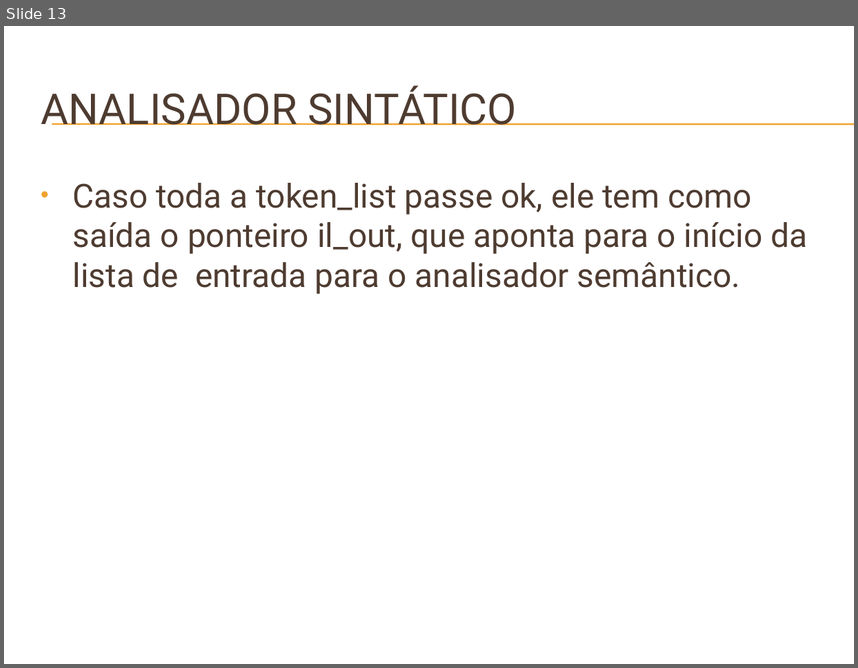
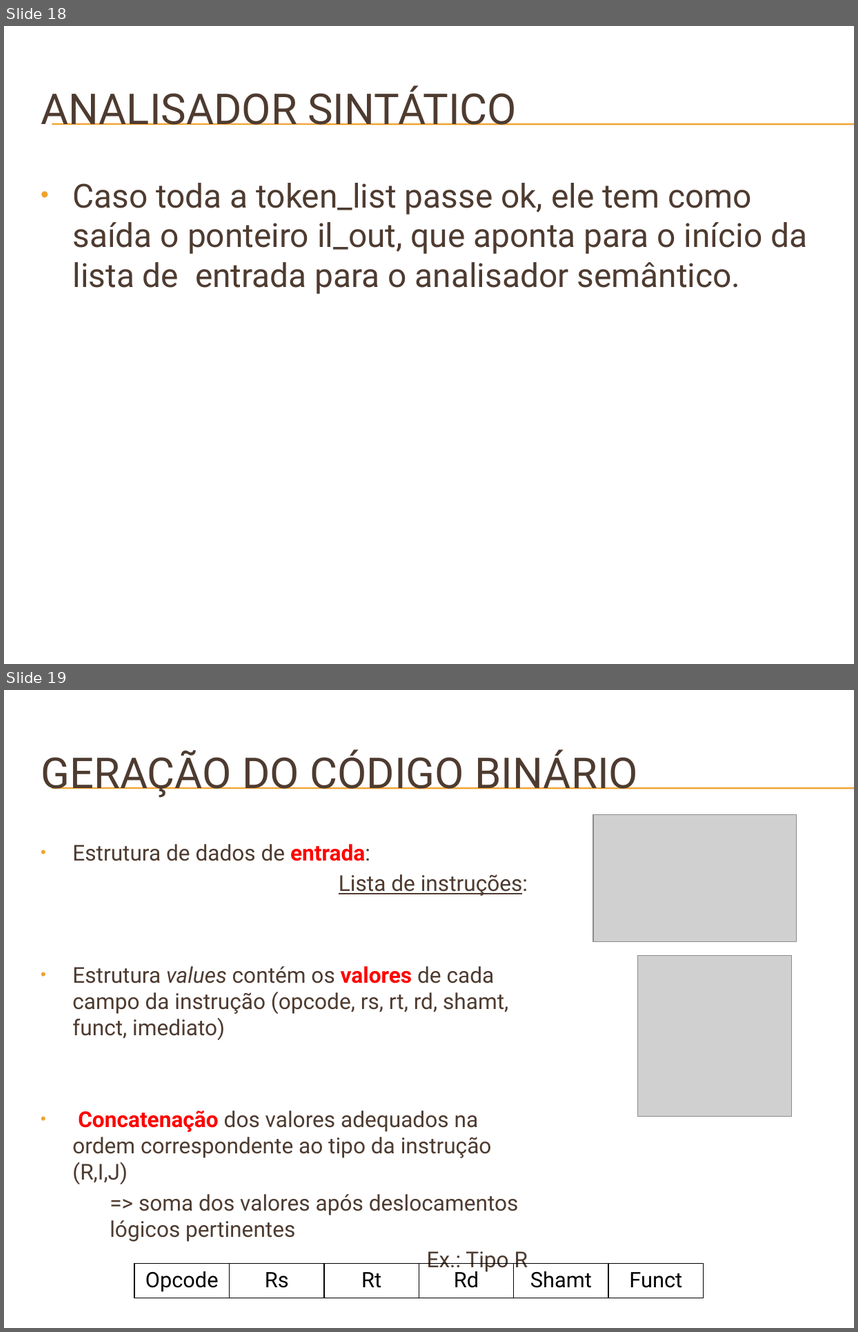
Before and after one commit to badershs/mips-assembler-unb, a slide deck: doc/Apresentação do GMAG – Software Básico.pptx. Shown one above the other, each under a label of ours: slide 13 before the commit, slides 18 and 19 after it. The pictures are 858x668 and 858x1332 pixels, drawn with LibreOffice and Linux fonts; fonts in the diff are those of the drawing; grey boxes stand for pictures; background and template pictures are left out. Boxes give left, top, right and bottom in pixels: in the first picture for what was removed or moved away, otherwise in the second. Text is boxed around its words. In the diff, an @@ line names an element or a change of style, - is before the commit and + after.

```diff
--- a/doc/Apresentação do GMAG – Software Básico.pptx
+++ b/doc/Apresentação do GMAG – Software Básico.pptx
@@ slide 19 added at <box>4,690,854,1328</box>, background picture (left out); not listed: 2 template elements that a slide beside it also shows @@
@@ title added at <box>41,749,638,798</box>, 36 pt, text #4E3B30 @@
+GERAÇÃO DO CÓDIGO BINÁRIO
@@ picture added at <box>593,815,796,943</box> @@
@@ text added at <box>72,844,528,1267</box>, 18.5 pt, text #4E3B30 @@
+• Estrutura de dados de entrada:
+  Lista de instruções:
+• Estrutura values contém os valores de cada campo da instrução (opcode, rs, rt, rd, shamt, funct, imediato)
+• Concatenação dos valores adequados na ordem correspondente ao tipo da instrução (R,I,J)
+  => soma dos valores após deslocamentos lógicos pertinentes
+Ex.: Tipo R
@@ picture added at <box>637,955,791,1116</box> @@
@@ table added at <box>135,1263,706,1298</box>, 1 rows, 6 columns @@
+Opcode | Rs | Rt | Rd | Shamt | Funct
@@ what was slide 13 is now slide 18 @@
```
Also in this commit, not shown: 2 slides changed, 15 other slides added, 15 slides removed.
